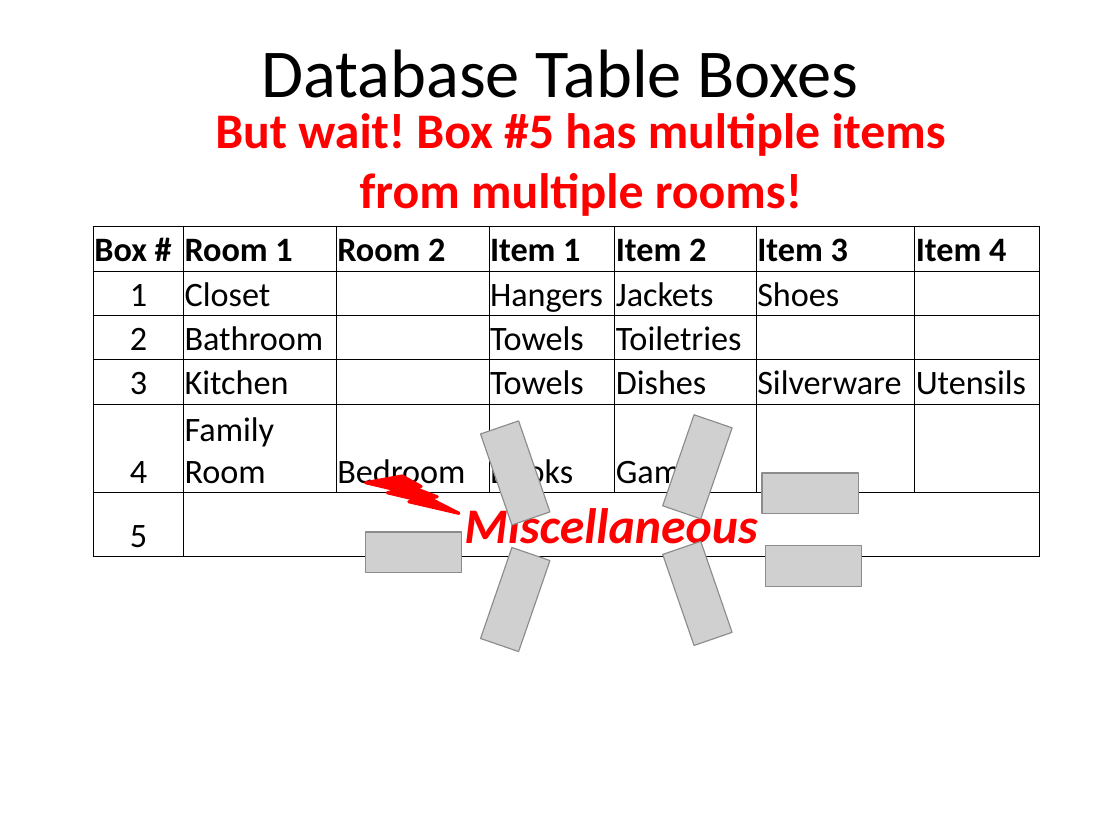
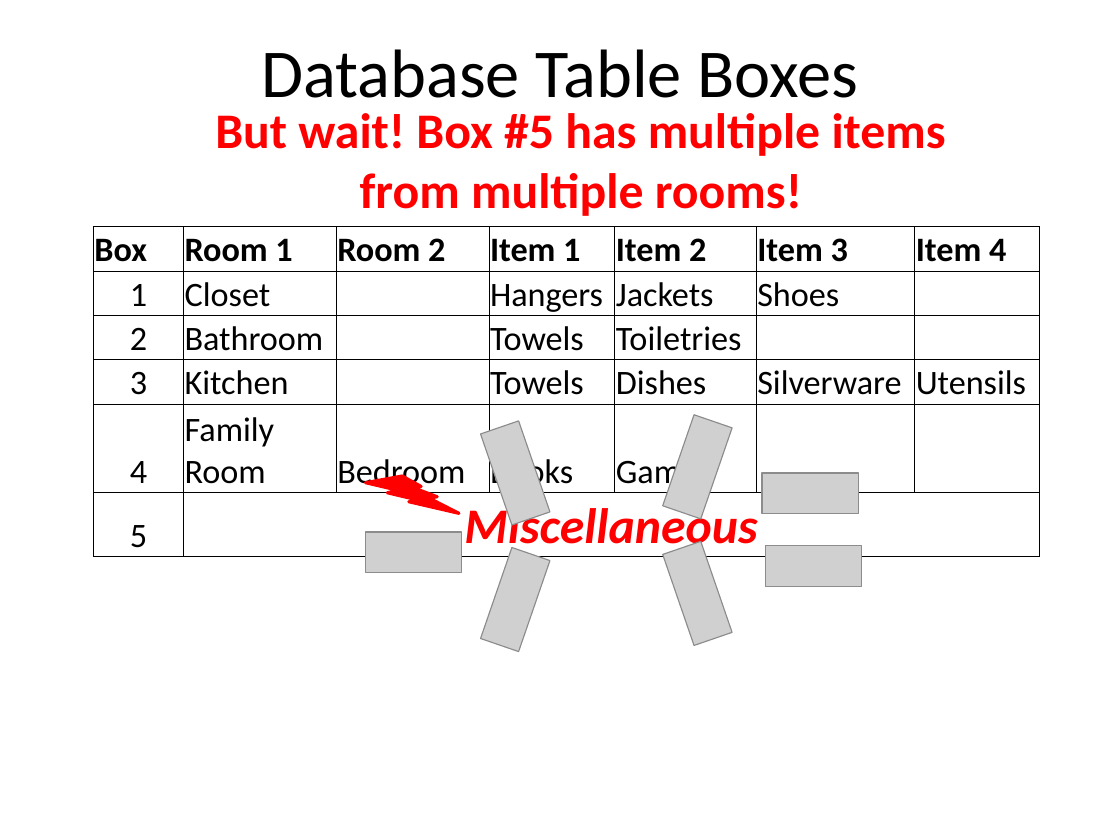
Before and after one commit to dykebert/GDI_Database_Training, a slide deck: slide 16 of Introduction to Databases and SQL.pptx. Drawn at 1120x840 pixels with LibreOffice and Linux fonts; fonts in the diff are those of the drawing; grey boxes stand for pictures. Boxes give left, top, right and bottom in pixels: in the first picture for what was removed or moved away, otherwise in the second. Text is boxed around its words. In the diff, an @@ line names an element or a change of style, - is before the commit and + after.

```diff
--- a/Introduction to Databases and SQL.pptx
+++ b/Introduction to Databases and SQL.pptx
@@ table at (x1=93, y1=226, x2=1037, y2=559) @@
-row 1, column 1: Box #
+row 1, column 1: Box
```
Also in this commit, not shown: 11 other slides changed.
